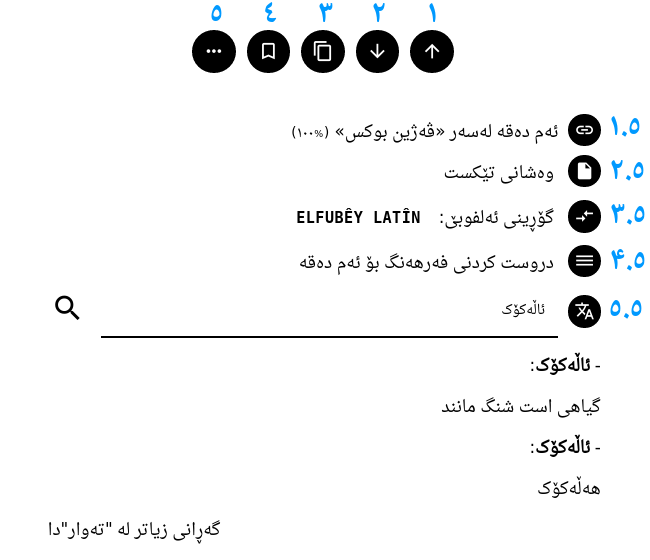
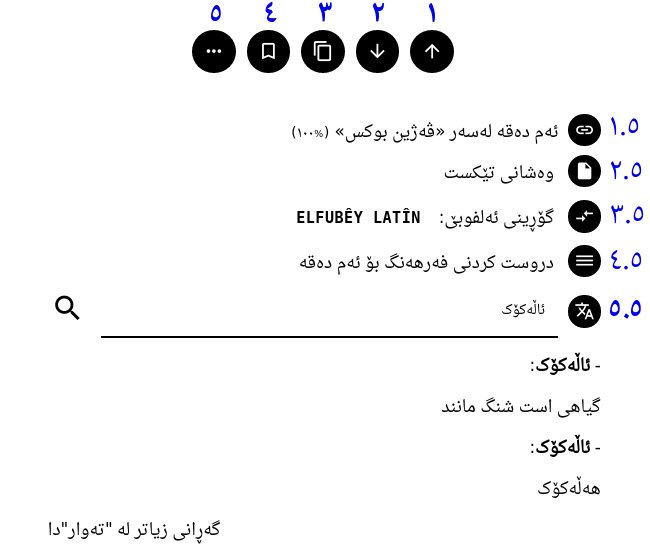
Two versions of the same layered image (650×560). Layer-by-layer changes:
painted on "٥" over [211, 5, 222, 21]
painted on "٤" over [265, 1, 277, 22]
painted on "٣" over [319, 2, 333, 22]
painted on "٢" over [373, 2, 385, 22]
painted on "١" over [429, 2, 436, 22]
painted on "۱.٥" over [611, 116, 640, 137]
painted on "۲.٥" over [611, 160, 644, 181]
painted on "۳.٥" over [611, 204, 645, 225]
renamed "۴.٥" to "٤.٥", painted on it over [611, 249, 645, 271]
painted on "٥.٥" over [610, 300, 642, 319]
